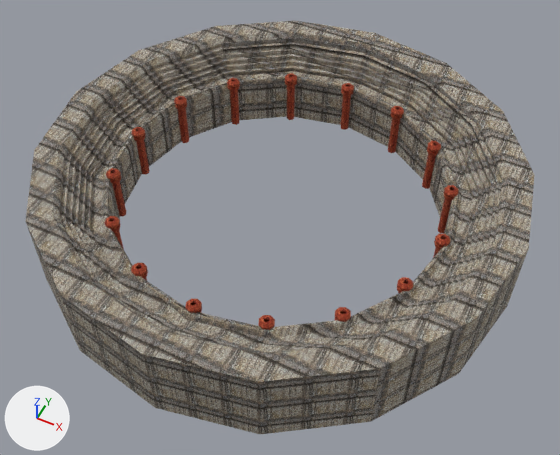
A saved change to the FBX model Assets/Meshes/colliseum.FBX.
One viewpoint serves both versions: a 50 mm lens placed at (260.0, -521.0, 591.0), pointed at (12.0, -25.0, -29.0). Arrows for +X, +Y and +Z are at lower left; the lights stay in place. Where no turn or scale is listed for an object, it has been applied to the vertices.

The first picture shows 'colliseum', 'tower015'.
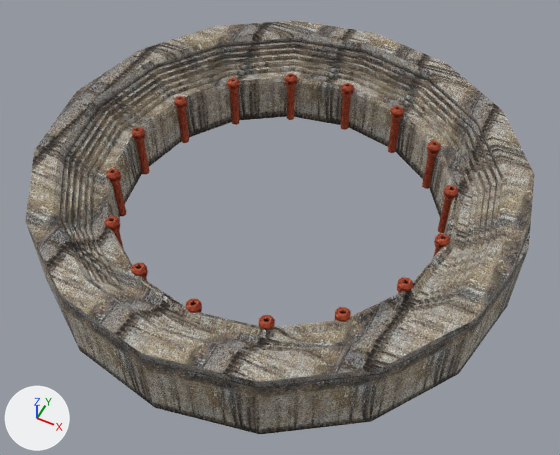
Boxes [x1, y1, x2, y2] around the edits, measured in the pictures (560 x 455 px; the box of a moved part takes in the faces that stretch with it):
part 1 of me_mesh, moved or reshaped
    both: [60, 42, 502, 353]
part 2 of me_mesh, surface changed
    both: [26, 20, 535, 434]

Edits to the bpy script that builds the scene:
```text
Change me_mesh:
    used by ob_colliseum; location = (0.0, 0.0, 0.0)
    remove me_mesh.from_pydata(...)  # 320 vertices, 640 faces; spans x -257.0..257.0, y -257.0..257.0, z -50.0..41.0
    add me_mesh.from_pydata(...)  # 400 vertices, 800 faces; spans x -257.0..257.0, y -257.0..257.0, z -50.0..41.0
    me_mesh part 1: 12 vertices moved within x -196.0..196.0, y -196.0..196.0, z 20.0; 68 vertices removed from x -222.0..222.0, y -222.0..222.0, z 10.0..30.0; 148 vertices added at x -223.0..223.0, y -223.0..223.0, z 8.0..30.0
    me_mesh part 2: 340 kept faces spanning x -257.0..257.0, y -257.0..257.0, z -50.0..41.0 get new texture (UV) coordinates
```
